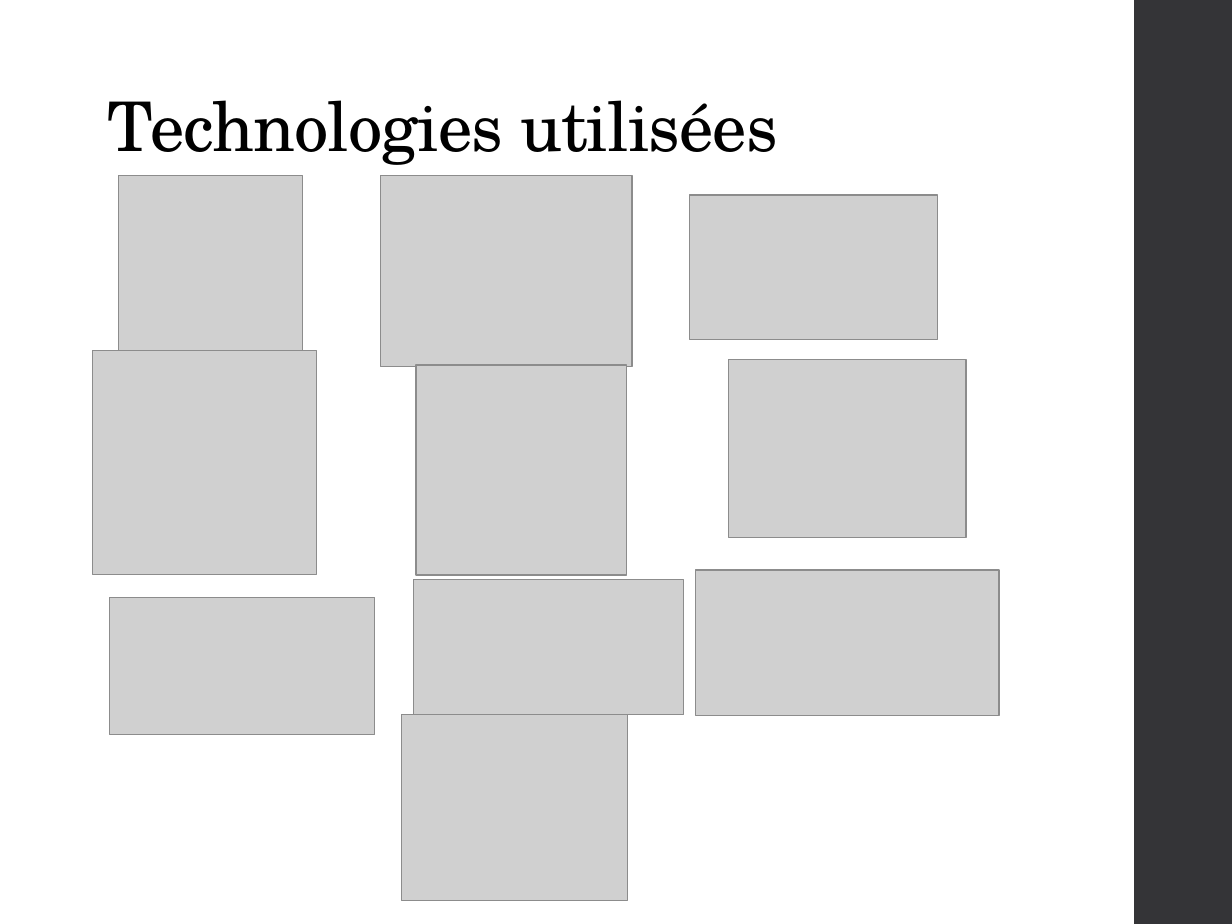
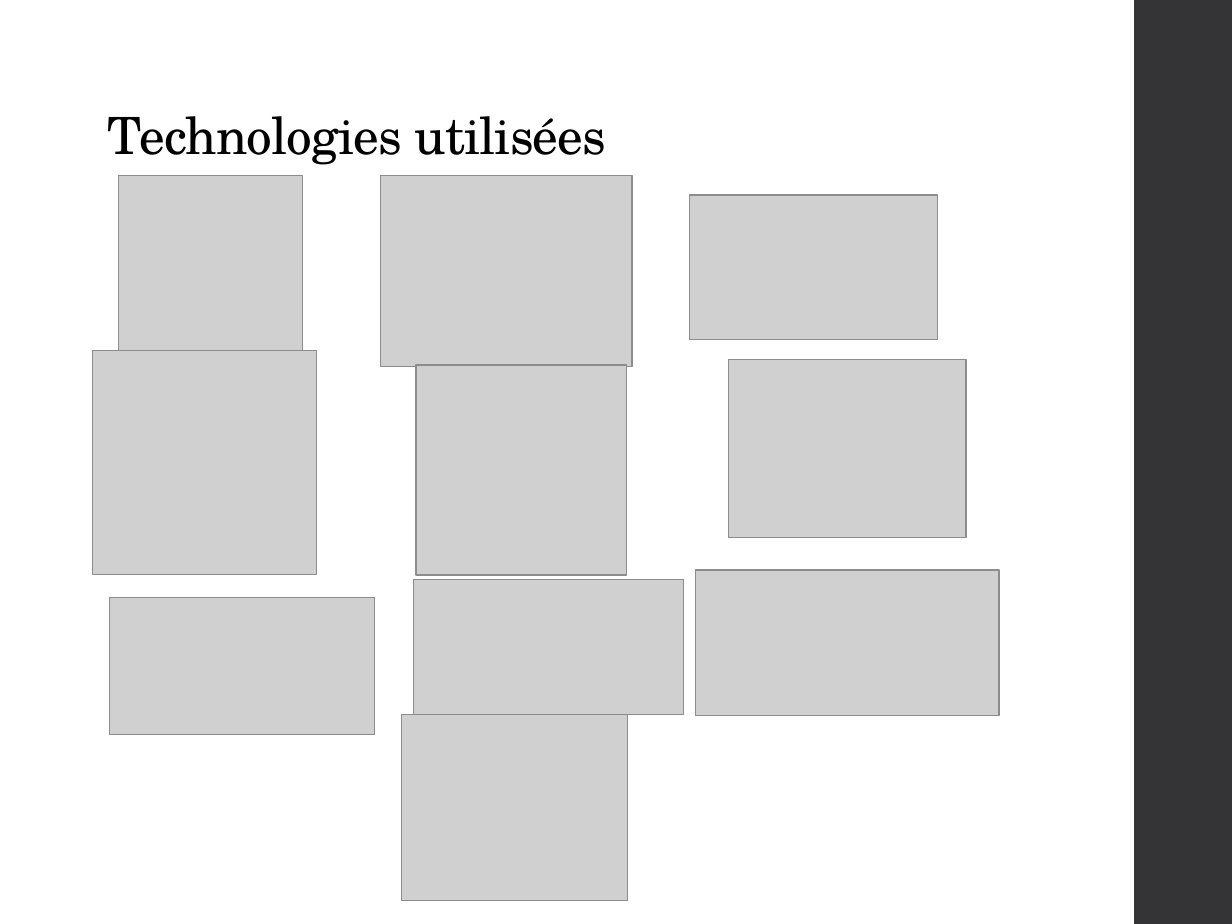
Before and after one commit to qwertyuu/Projet_fin_etudes_2016-2017, a slide deck: slide 18 of Gestion de projet/Présentations/PowerPoint.pptx. Drawn at 1232x924 pixels with LibreOffice and Linux fonts; fonts in the diff are those of the drawing; grey boxes stand for pictures. Boxes give left, top, right and bottom in pixels: in the first picture for what was removed or moved away, otherwise in the second. Text is boxed around its words. In the diff, an @@ line names an element or a change of style, - is before the commit and + after.

```diff
--- a/Gestion de projet/Présentations/PowerPoint.pptx
+++ b/Gestion de projet/Présentations/PowerPoint.pptx
@@ title "Technologies utilisées" at (x1=108, y1=116, x2=607, y2=165): size 40 to 30 pt @@
```
Also in this commit, not shown: 16 other slides changed, 1 other file.
